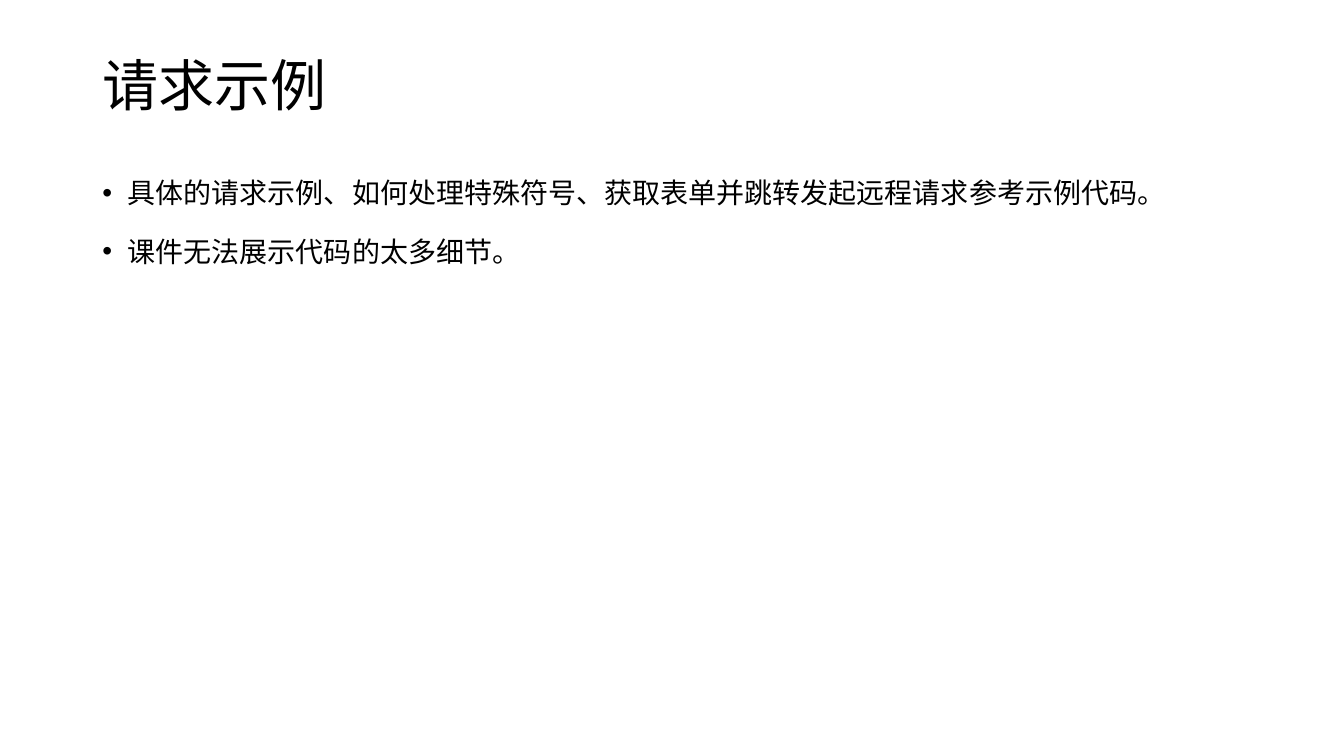
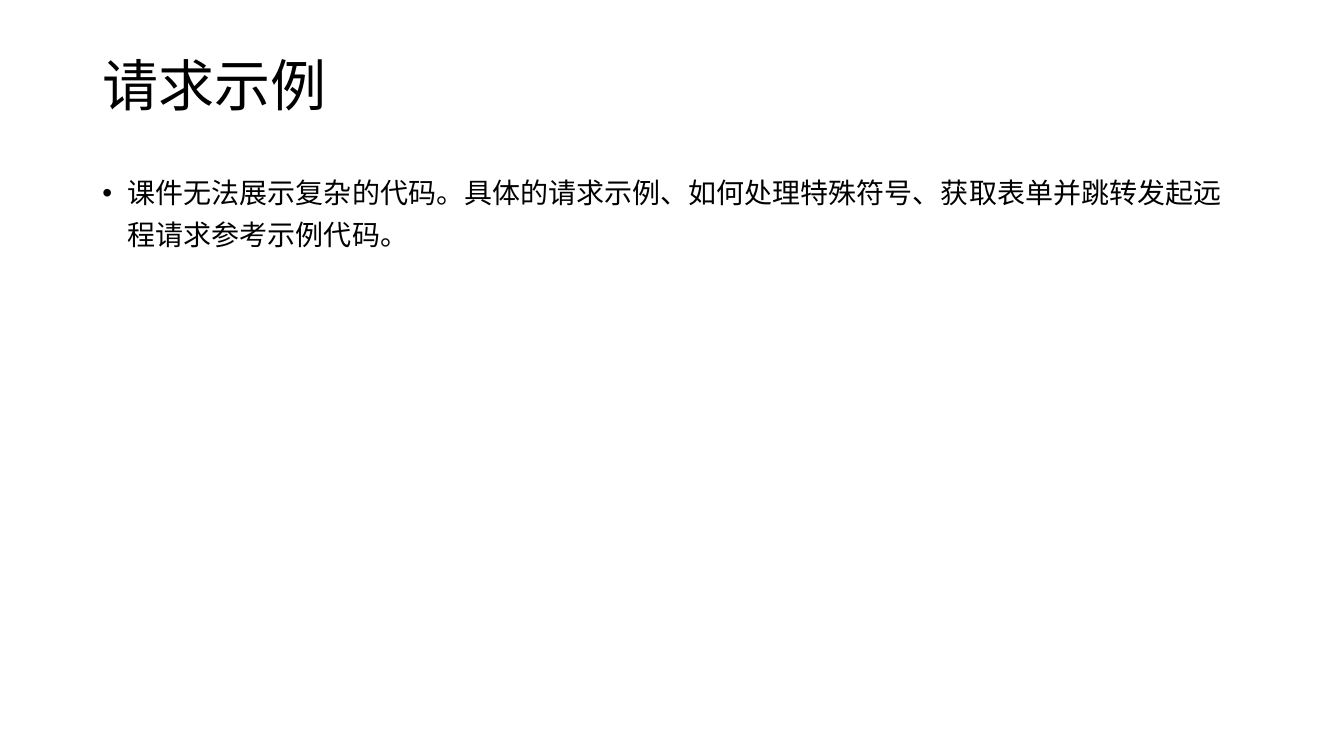
Before and after one commit to edu2act/course-wechat-and-miniprogram, a slide deck: slide 8 of materials/ch05/ch05-小程序后台请求.pptx (slide 7 before the commit). Drawn at 1344x756 pixels with LibreOffice and Linux fonts; fonts in the diff are those of the drawing. Boxes give left, top, right and bottom in pixels: in the first picture for what was removed or moved away, otherwise in the second. Text is boxed around its words. In the diff, an @@ line names an element or a change of style, - is before the commit and + after.

```diff
--- a/materials/ch05/ch05-小程序后台请求.pptx
+++ b/materials/ch05/ch05-小程序后台请求.pptx
@@ text at box(128, 179, 1222, 248): text changed @@
-• 具体的请求示例、如何处理特殊符号、获取表单并跳转发起远程请求参考示例代码。
-• 课件无法展示代码的太多细节。
+• 课件无法展示复杂的代码。具体的请求示例、如何处理特殊符号、获取表单并跳转发起远程请求参考示例代码。
```
Also in this commit, not shown: 1 other slide changed, 1 slide added, 17 other files.
